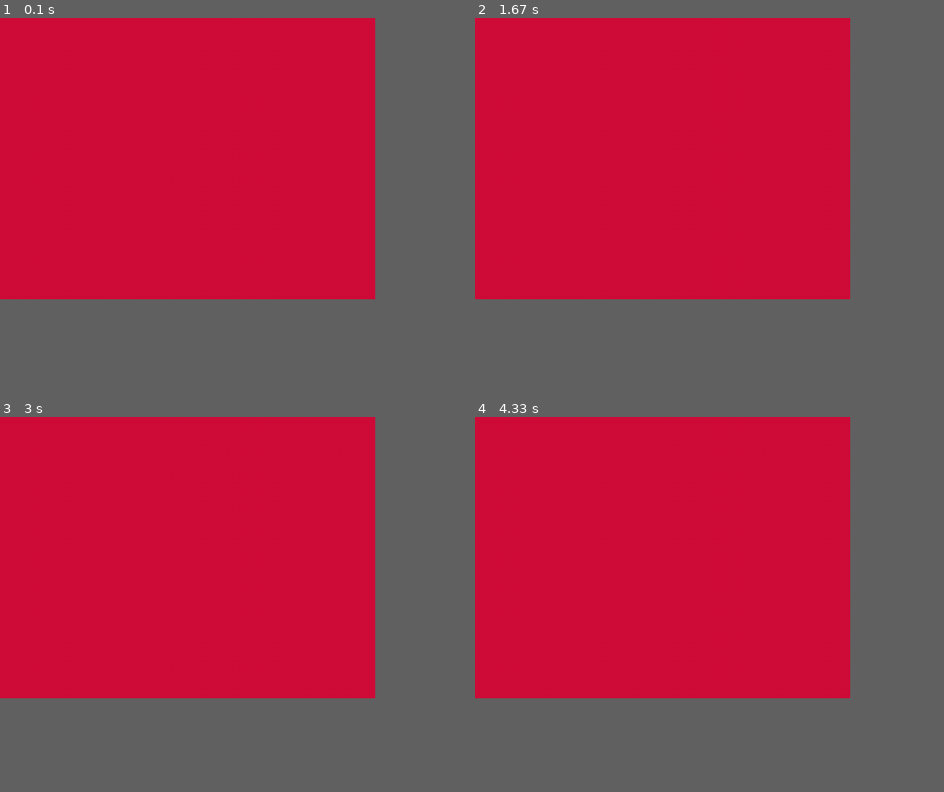
Above: before the commit, frames 1-4 (two rows, left to right).
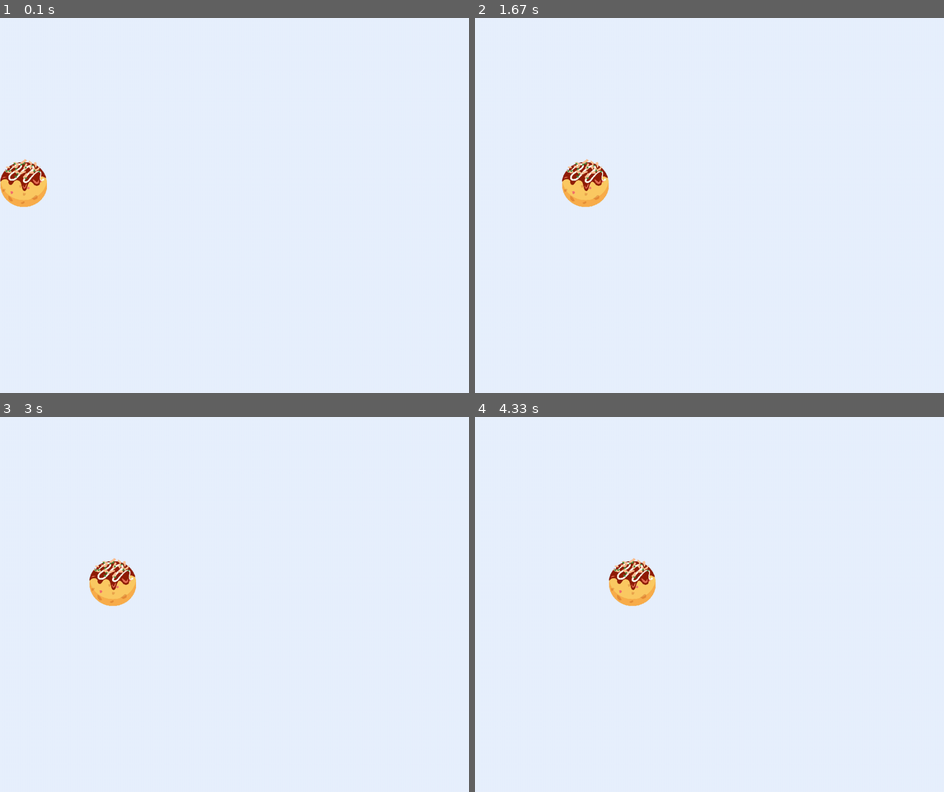
Above: after the commit, the same moments.

Repository: hoangdesu/programming-class-summer-24
Game: pygame game, started from Coding/pygame/game.py
The game is run twice, just before and just after one commit, with the same random seed, the same clock (stepped at 60 frames per second) and the same inputs.
Inputs:
- Up to frame 1 (0.1 s): no input
- Up to frame 2 (1.67 s): hold Right 0.33-0.8 s; hold Right 0.83-1.3 s; hold Left from 1.33 s (still down)
- Up to frame 3 (3 s): release Left at 1.87 s; hold Left 1.9-2.3 s; hold Right 2.33-2.97 s
- Up to frame 4 (4.33 s): hold Left 3-3.47 s; hold Right 3.5-3.97 s; hold Right from 4 s (still down)
In our replay, the window is 720x540 before the commit and 900x720 after it. These sizes can differ from the game's own. Grey fills any space a smaller window leaves; there, only what the larger window draws over its background counts as a difference.

The runs differ from the first frame. In frame 1, 60% of the frame differs, in the area x 0-80%, y 0-75%; in frame 2, 60%; in frame 3, 60%; in frame 4, 60%.

Commit message:
frames per second, use keyboard to get user input

Diff:
--- a/Coding/pygame/game.py
+++ b/Coding/pygame/game.py
@@ -2,13 +2,60 @@
 
 pg.init()
 
+pg.display.set_caption('Beo săn mồi 😋')
+
 # setup the game window
-SCREEN_WIDTH = 800
-SCREEN_HEIGHT = 600
+SCREEN_WIDTH = 1000
+SCREEN_HEIGHT = 800
 screen = pg.display.set_mode([SCREEN_WIDTH, SCREEN_HEIGHT])
 
-while True:
+FPS = pg.time.Clock()
 
-    screen.fill((209, 13, 58))
+# Load game sprites
+takoyaki_sprite = pg.image.load('takoyaki.png').convert_alpha()
+takoyaki_sprite = pg.transform.scale(takoyaki_sprite, (100, 100 * (350 / 339)))
+
+x = 0
+direction = 'right'
+speed = 5
+
+# Game loop
+running = True
+while running:
+    # check when the game will quit
+    for event in pg.event.get():
+        if event.type == pg.QUIT:
+            running = False
+
+    screen.fill((232, 241, 255))
+
+    screen.blit(takoyaki_sprite, (x, 300))
+
+    # move the food left and right
+    # if direction == 'right':
+    #     if x <= SCREEN_WIDTH - takoyaki_sprite.get_width():
+    #         x += speed
+    #     else:
+    #         direction = 'left'
+    # elif direction == 'left':
+    #     if x >= 0:
+    #         x -= speed
+    #     else:
+    #         direction = 'right'
+
+
+    # use the keyboard to move the food left and right
+    key_pressed = pg.key.get_pressed()
+    if key_pressed[pg.K_RIGHT]:
+        # if y >= circle_radius:
+            x += speed
+    elif key_pressed[pg.K_LEFT]:
+        # if y <= SCREEN_HEIGHT - circle_radius:
+            x -= speed
+
 
     pg.display.flip()
+    FPS.tick(60)
+    # FPS: Frames per second
+
+pg.quit()
Not shown, added: Coding/pygame/notes.txt
Binary file added: Coding/pygame/takoyaki.png
